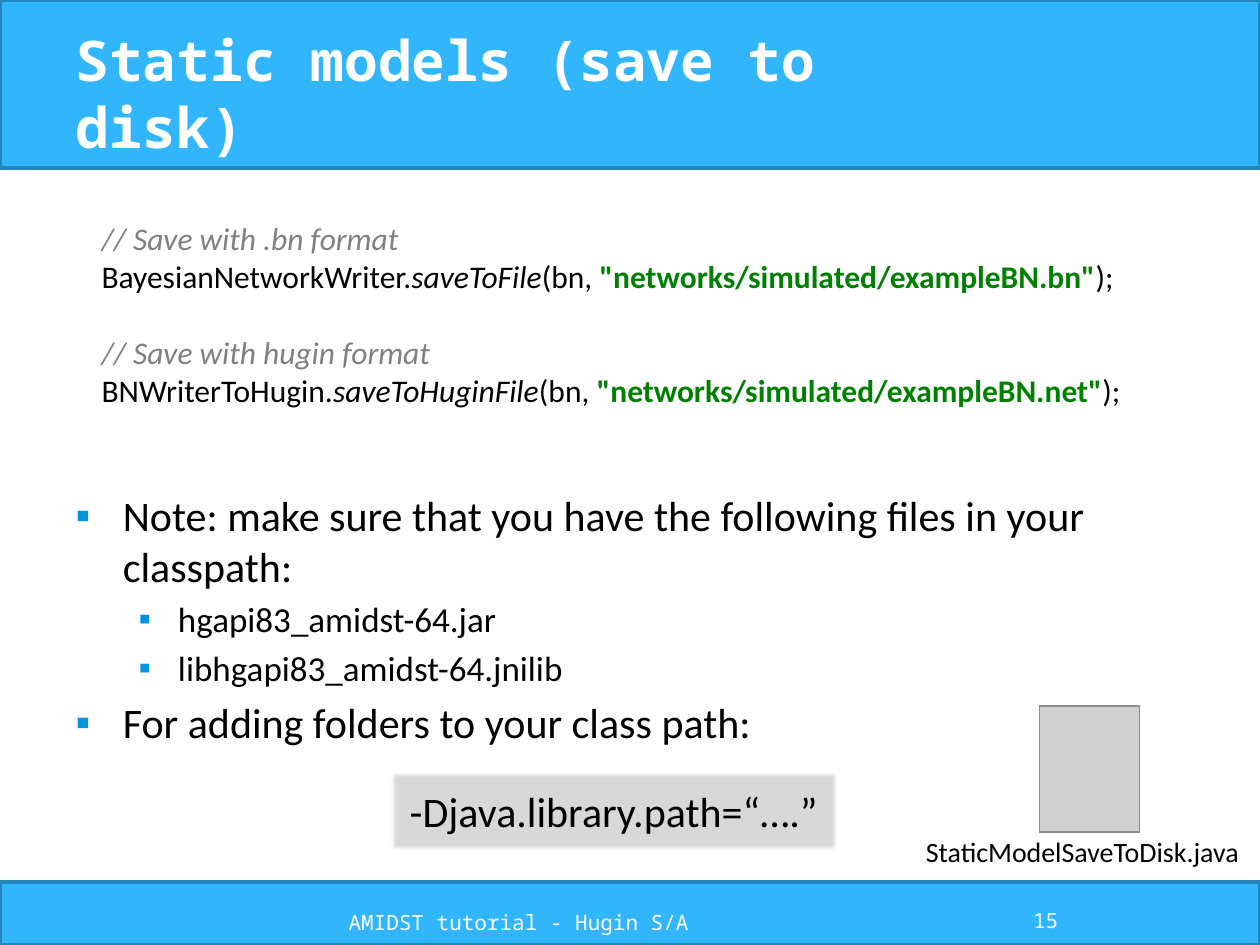
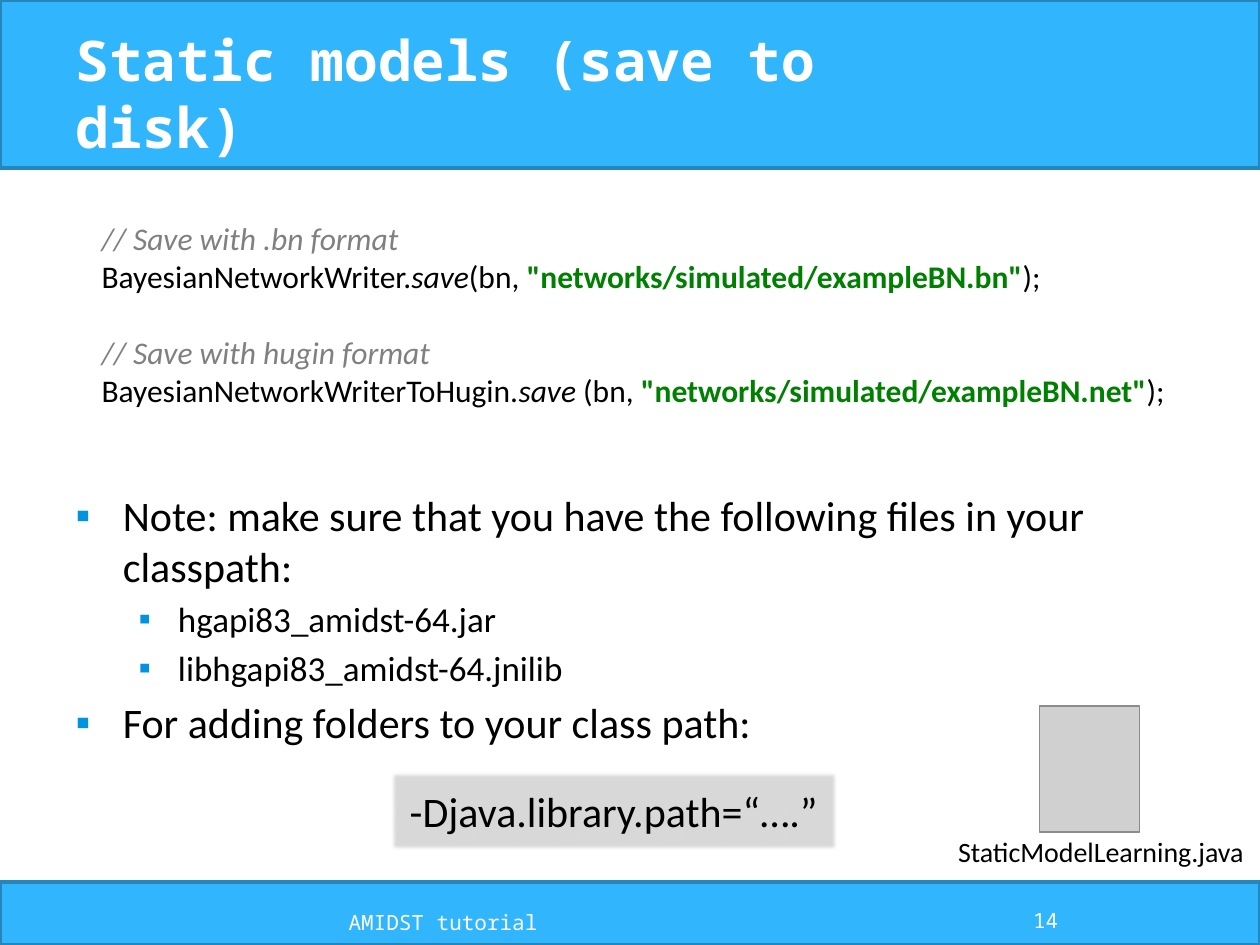
Before and after one commit to amidst/tutorial, a slide deck: slide 14 of doc/slides/AMIDST_slides.pptx (slide 15 before the commit). Drawn at 1260x945 pixels with LibreOffice and Linux fonts; fonts in the diff are those of the drawing; grey boxes stand for pictures; background and template pictures are left out. Boxes give left, top, right and bottom in pixels: in the first picture for what was removed or moved away, otherwise in the second. Text is boxed around its words. In the diff, an @@ line names an element or a change of style, - is before the commit and + after.

```diff
--- a/doc/slides/AMIDST_slides.pptx
+++ b/doc/slides/AMIDST_slides.pptx
@@ text at bbox=[102, 228, 1165, 408]: text changed @@
-// Save with .bn format
-BayesianNetworkWriter.saveToFile(bn, "networks/simulated/exampleBN.bn");
-// Save with hugin format
-BNWriterToHugin.saveToHuginFile(bn, "networks/simulated/exampleBN.net");
+// Save with .bn format
+BayesianNetworkWriter.save(bn, "networks/simulated/exampleBN.bn");
+// Save with hugin format
+BayesianNetworkWriterToHugin.save (bn, "networks/simulated/exampleBN.net");
@@ text at bbox=[958, 842, 1244, 867]: text changed @@
-StaticModelSaveToDisk.java
+StaticModelLearning.java
@@ text at bbox=[349, 914, 538, 930]: text changed @@
-AMIDST tutorial - Hugin S/A
+AMIDST tutorial
@@ page number at bbox=[1033, 913, 1058, 928]: text changed @@
-15
+14
```
Also in this commit, not shown: 30 other slides changed, 1 slide added, 23 other files.
